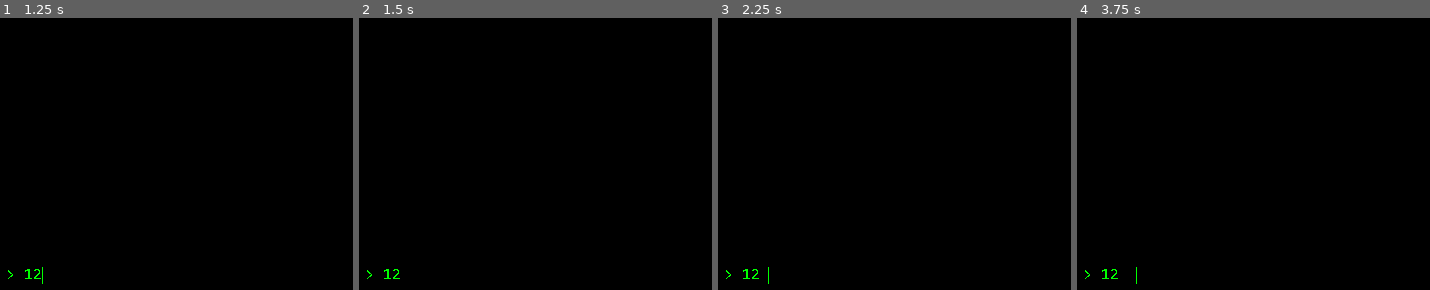
Above: before the commit, frames 1-4 (left to right).
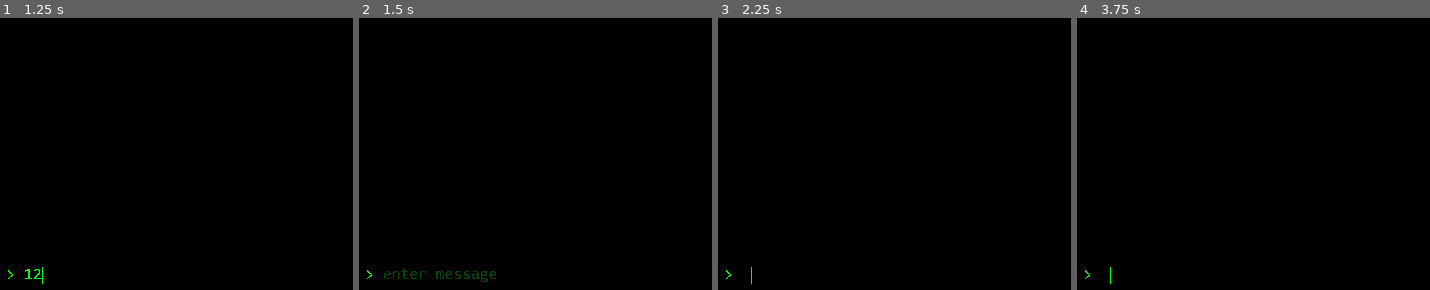
Above: after the commit, the same moments.

Repository: fidgetplayz48/textadventuregamejam
Game: Godot game, scene res://scenes/main.tscn
The game is run twice, just before and just after one commit, with the same random seed, the same clock (stepped at 60 frames per second) and the same inputs.
Inputs (mouse positions are % of the whole screen's width and height, from its top left):
- Up to frame 1 (1.25 s): click (54, 97) at 0.52 s; type "12" at 0.6 s
- Up to frame 2 (1.5 s): tap Enter at 1.25 s
- Up to frame 3 (2.25 s): tap Space at 2 s
- Up to frame 4 (3.75 s): tap Enter at 2.75 s; tap Space at 3.5 s
The pictures show only the part of the screen within x 0-50%, y 50-100%; the shares and areas given below are measured in that part.

Frame 1 is identical in both runs. In frame 2, 0.4% of the frame differs, in the area x 7-39%, y 91-98%; in frame 3, less than 0.1%; in frame 4, less than 0.1%.

Commit message:
Update message_enter.gd

Diff:
--- a/scripts/message_enter.gd
+++ b/scripts/message_enter.gd
@@ -1,4 +1,5 @@
-extends Node
+extends LineEdit
+
 
 # Called when the node enters the scene tree for the first time.
 func _ready() -> void:
@@ -10,4 +11,9 @@
 
 func _on_text_submitted(new_text: String) -> void:
 	var command = new_text.split(' ')[0]
-	var target = " ".join(new_text.split(" ").slice(1))
+	var target = new_text.split(" ").slice(1)
+	self.text = ""
+	if command == "view":
+		print('view') # Something so it doesn't display an error. remove later
+		# add view to the screen
+	#Pseudocode: if command=="examine" && room.contains(target): print(description[target])
